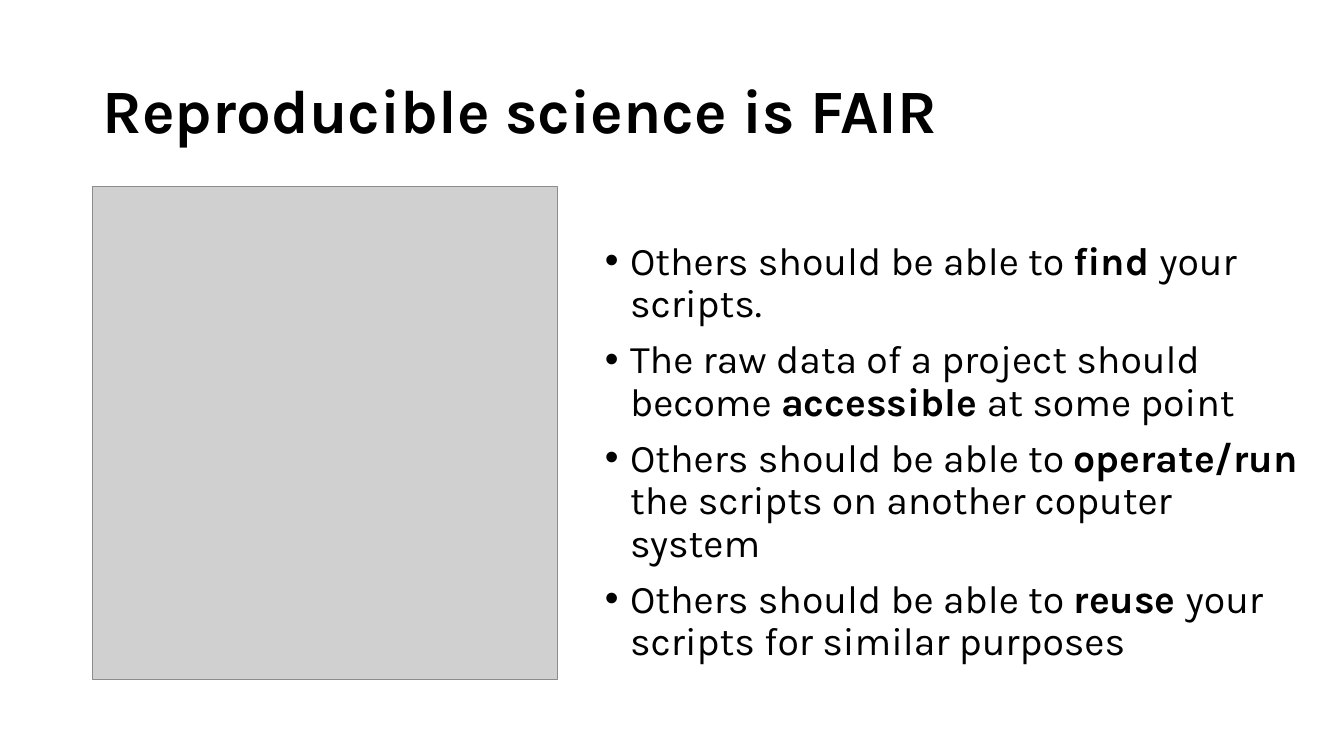
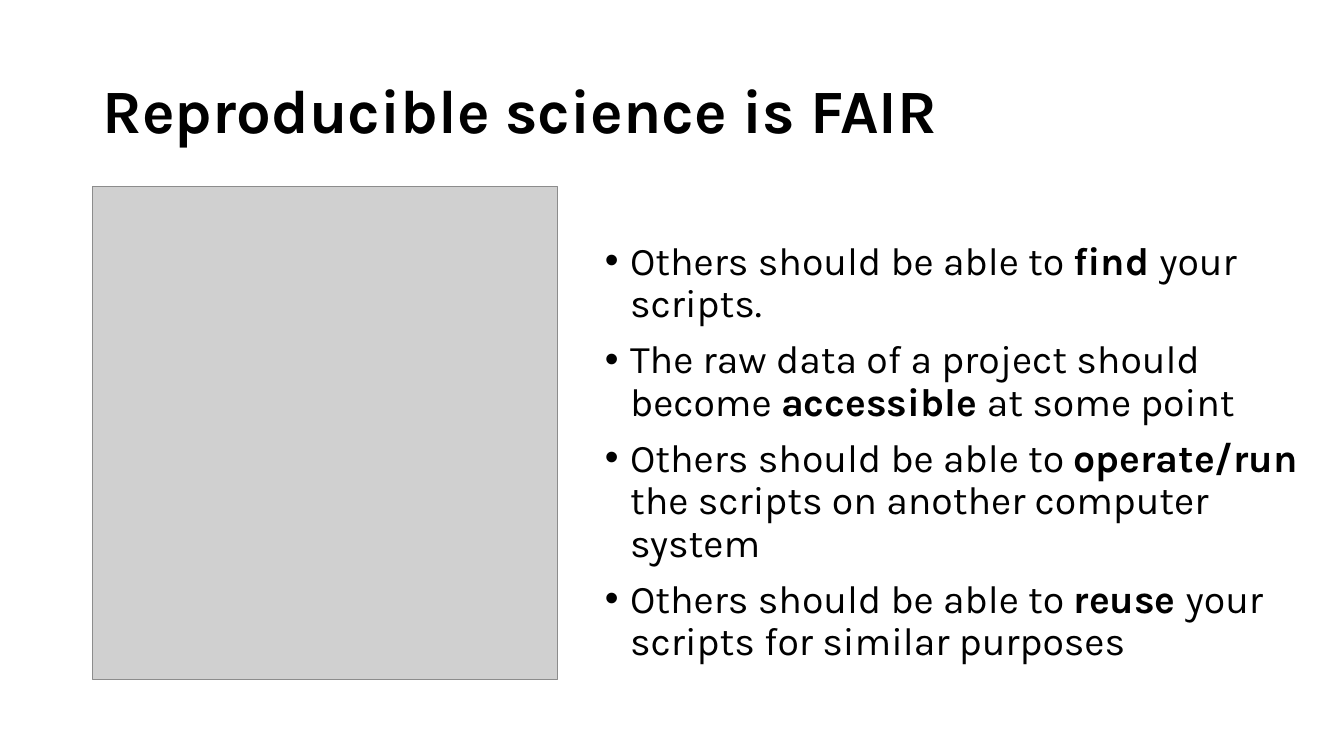
Before and after one commit to mishapaauw/molecular-data-analysis, a slide deck: slide 6 of lectures/1_dataviz_github.pptx. Drawn at 1344x756 pixels with LibreOffice and Linux fonts; fonts in the diff are those of the drawing; grey boxes stand for pictures. Boxes give left, top, right and bottom in pixels: in the first picture for what was removed or moved away, otherwise in the second. Text is boxed around its words. In the diff, an @@ line names an element or a change of style, - is before the commit and + after.

```diff
--- a/lectures/1_dataviz_github.pptx
+++ b/lectures/1_dataviz_github.pptx
@@ text at <box>630,442,1298,567</box>: text changed @@
-• Others should be able to operate/run the scripts on another coputer system
+• Others should be able to operate/run the scripts on another computer system
```
Also in this commit, not shown: 2 other slides changed, 1 slide added, 4 other files.
